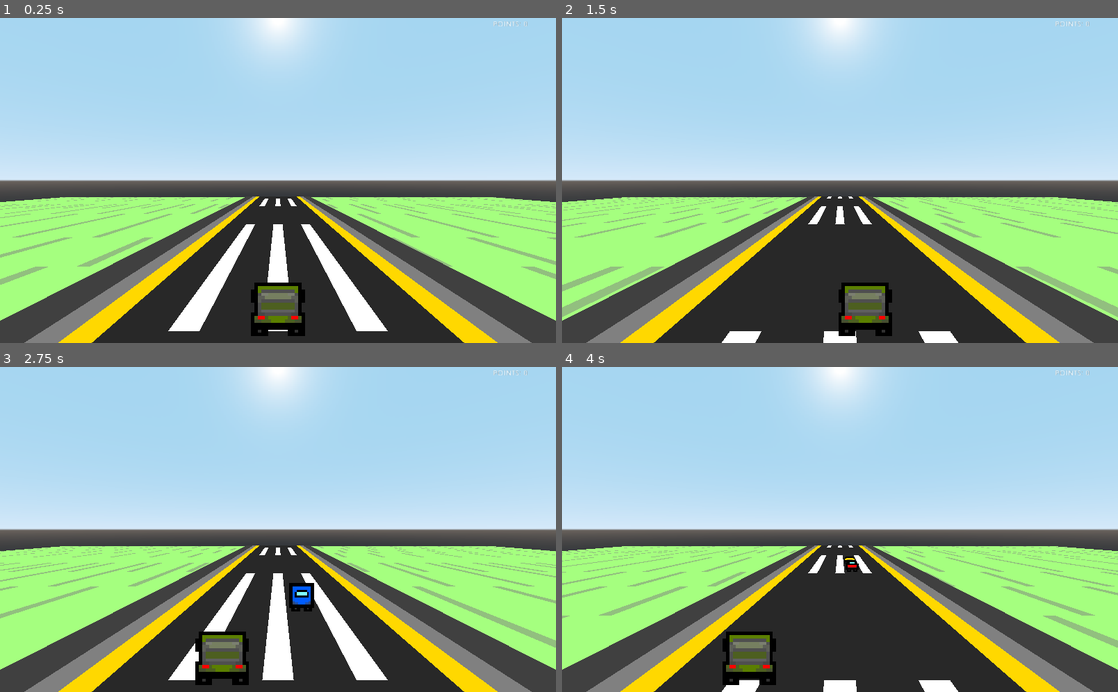
Above: before the commit, frames 1-4 (two rows, left to right).
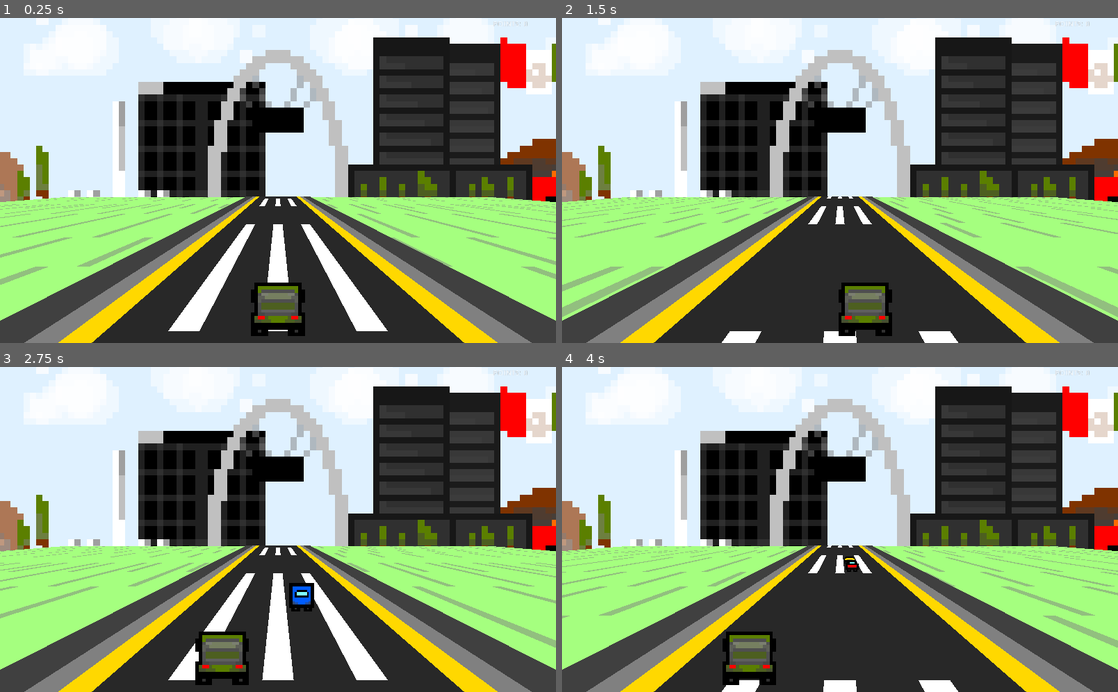
Above: after the commit, the same moments.

Repository: ClarkThyLord/Speed-Trash
Game: Godot game, scene res://src/game/game.tscn
The game is run twice, just before and just after one commit, with the same random seed, the same clock (stepped at 60 frames per second) and the same inputs.
Inputs:
- Up to frame 1 (0.25 s): no input
- Up to frame 2 (1.5 s): hold Right (ui_right) 0.53-1.28 s; hold Space (action_break) 0.53-1.28 s; hold Left (ui_left) from 1.28 s (still down); tap Space (action_break) at 1.35 s
- Up to frame 3 (2.75 s): release Left (ui_left) at 2.03 s; hold Right (ui_right) from 2.03 s (still down); hold Space (action_break) from 2.03 s (still down)
- Up to frame 4 (4 s): release Right (ui_right) at 2.78 s; release Space (action_break) at 2.78 s; hold Shift (action_accelerate) 2.78-3.53 s; tap Space (action_break) at 2.85 s; hold Left (ui_left) from 3.53 s (still down); hold Space (action_break) from 3.53 s (still down)

The runs differ from the first frame. In frame 1, 52% of the frame differs, in the area x 0-100%, y 0-57%; in frame 2, 52%; in frame 3, 52%; in frame 4, 52%.

Commit message:
add city background
Clark was here :V

Diff:
--- a/src/map/map.tscn
+++ b/src/map/map.tscn
@@ -1,9 +1,10 @@
-[gd_scene load_steps=9 format=2]
+[gd_scene load_steps=10 format=2]
 
 [ext_resource path="res://assets/map/ground.png" type="Texture" id=1]
 [ext_resource path="res://src/garbage_truck/garbage_truck.tscn" type="PackedScene" id=2]
 [ext_resource path="res://assets/map/road.png" type="Texture" id=3]
 [ext_resource path="res://src/map/map.gd" type="Script" id=4]
+[ext_resource path="res://assets/map/city.png" type="Texture" id=5]
 
 [sub_resource type="ProceduralSky" id=1]
 
@@ -102,4 +103,9 @@
 
 [node name="MapObjects" type="Spatial" parent="."]
 
+[node name="Sprite3D" type="Sprite3D" parent="."]
+transform = Transform( 1, 0, 0, 0, 1, 0, 0, 0, 1, 0, 28, -64 )
+pixel_size = 2.0
+texture = ExtResource( 5 )
+
 [editable path="GargabeTruck"]
Binary file added: assets/map/city.png
Not shown, added: assets/map/city.png.import
Not shown, added: assets/map/city.pdn
